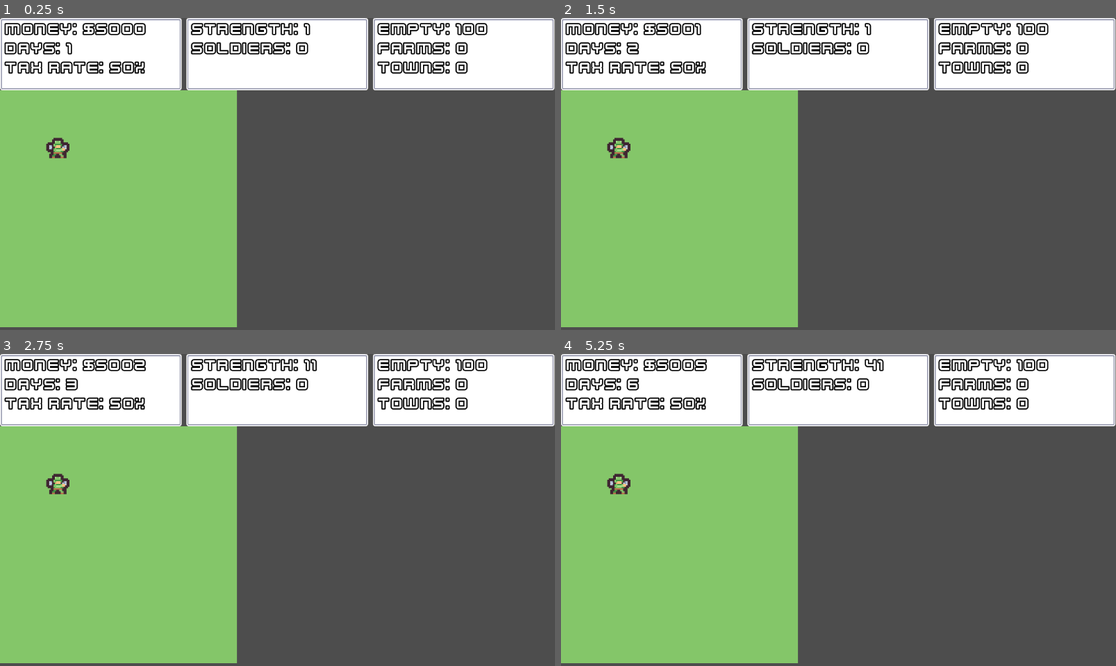
Above: before the commit, frames 1-4 (two rows, left to right).
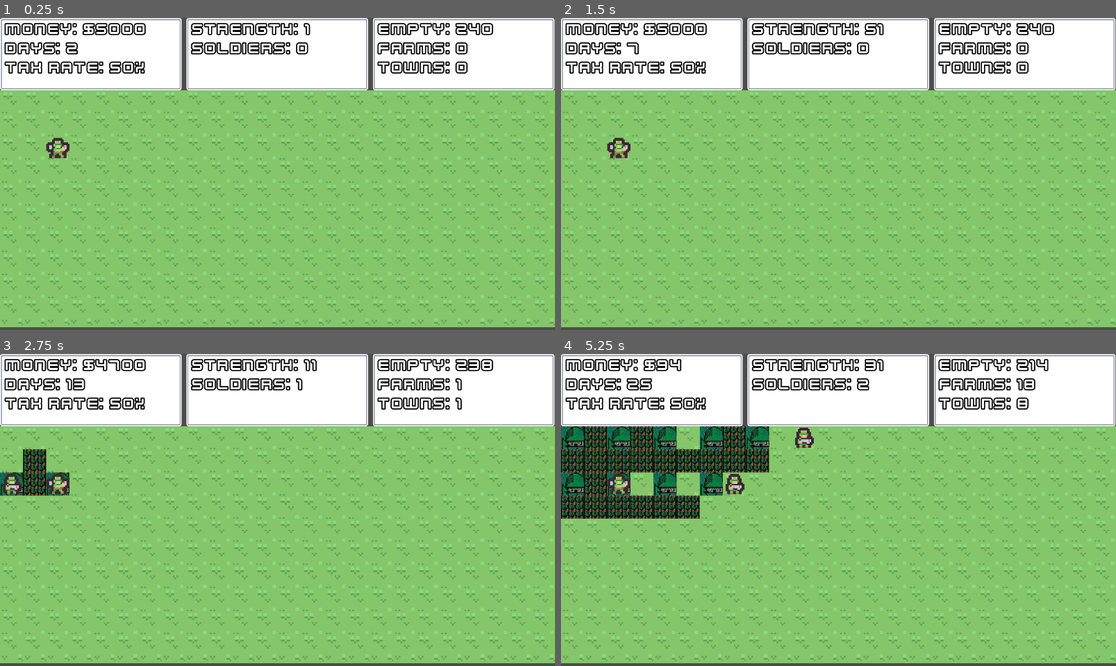
Above: after the commit, the same moments.

Repository: Adamshrugged/Marquis
Game: Godot game, scene res://Scenes/Game.tscn
Same seed, same stepped clock (60 frames per second), same inputs: the game is played once before the commit and once after it.
Inputs:
- Up to frame 1 (0.25 s): no input
- Up to frame 2 (1.5 s): tap Enter at 0.5 s
- Up to frame 3 (2.75 s): no input
- Up to frame 4 (5.25 s): no input

The runs differ from the first frame. In frame 1, 45% of the frame differs, in the area x 0-100%, y 1-100%; in frame 2, 45%; in frame 3, 47%; in frame 4, 54%.

Commit message:
Farms added
Economy generally works. Farms generate outside of towns, towns are made by soldiers.

Diff:
--- a/Resources/tiles/field.tres
+++ b/Resources/tiles/field.tres
@@ -1,11 +1,11 @@
 [gd_resource type="Resource" script_class="Tile" load_steps=3 format=3 uid="uid://pb2hkvb1yswu"]
 
 [ext_resource type="Script" path="res://Resources/_base/tile.gd" id="1_5nxhl"]
-[ext_resource type="Texture2D" uid="uid://dlgtdnfsvowcj" path="res://Art/Temp/Tiles/tile_0000.png" id="1_ff200"]
+[ext_resource type="Texture2D" uid="uid://bdk3bxadagd8d" path="res://Art/Temp/Tiles/tile_0001.png" id="1_bw2qb"]
 
 [resource]
 resource_local_to_scene = true
 script = ExtResource("1_5nxhl")
 is_occupied = false
-background = ExtResource("1_ff200")
+background = ExtResource("1_bw2qb")
 state = "empty"
--- a/Scenes/Game.tscn
+++ b/Scenes/Game.tscn
@@ -6,6 +6,7 @@
 
 [node name="Game" type="Node2D"]
 script = ExtResource("1_36tjj")
+ticksPerDay = 0.2
 
 [node name="Map" parent="." instance=ExtResource("1_mxmau")]
 position = Vector2(0, 150)
--- a/Scenes/Map.tscn
+++ b/Scenes/Map.tscn
@@ -4,3 +4,4 @@
 
 [node name="Map" type="Node2D"]
 script = ExtResource("1_ht5x7")
+grid_size = Vector2(24, 10)
--- a/Scenes/game.gd
+++ b/Scenes/game.gd
@@ -6,7 +6,7 @@
 
 # Time tracking
 var elapsed_time = 0
-@export var ticksPerDay = 1
+@export var ticksPerDay: float = 1
 
 
 
--- a/Scripts/gameManager.gd
+++ b/Scripts/gameManager.gd
@@ -1,6 +1,8 @@
 extends Node
 
 @export var townCost = 100
+@export var farmCost = 100
+@export var farmStengthCost = 0
 
 
 # Vars
--- a/Scripts/map.gd
+++ b/Scripts/map.gd
@@ -22,12 +22,14 @@
 	return tileCount
 
 func moveSoldiers() -> void:
-	for soldier in soldiers:
+	for i in range(soldiers.size()):
+		var soldier = soldiers[i]
+
 		# Find a target if none exists
 		if soldier.target_tile == null:
 			var found = soldier.find_target_tile(tiles, grid_size)
 			if not found:
-				print("No valid target for soldier at:", soldier.position)
+				#print("No valid target for soldier at:", soldier.position)
 				continue
 
 		# Move soldier toward the target
@@ -41,28 +43,66 @@
 				print("Cannot build town: Not enough money or invalid location")
 			soldier.target_tile = null  # Clear the target after action
 
+		# Check for collisions with other soldiers
+		for j in range(soldiers.size()):
+			if i == j:
+				continue  # Skip self-check
+
+			var other_soldier = soldiers[j]
+			if soldier.position == other_soldier.position:
+				soldier.combine_with(other_soldier)
+				soldiers.erase(j)  # Remove the combined soldier
+				break
+
+
 
 
 func getSoldierCount() -> int:
 	return soldiers.size()
 
 func rulersGrow() -> void:
-	print("growing rulers")
+	#print("growing rulers")
 	for ruler in rulers:
 		ruler.strength += 10
 		if ruler.strength >= 100:
 			ruler.strength -= 100
 			spawn_soldiers(ruler)
-			print("spawning soliders at ruler")
+			#print("spawning soliders at ruler")
 
 func grow() -> int:
+	var taxIncome = 0
 	for row in tiles:
 		for tile in row:
-			if tile.get_state() == "farm":
+			var tileType = tile.get_state()
+			if tileType == "town" or tileType == "farm":
 				tile.tileStrength += 1
 				if tile.tileStrength > 255:
-					tile.tileStrength = 1
-	return 1
+					tile.tileStrength = 255
+				taxIncome += tile.tileStrength
+			if tileType == "town":
+				var neighbors = get_neighbors(tile)
+				var farmCount = getAdjCount(neighbors, "farm")
+				#print( "Farms: " + str(farmCount) )
+				print("Farm count: %s" % str(farmCount))
+				tile.tileStrength += farmCount
+				# Check if open slots
+				if getAdjCount(neighbors, "empty") > 0:
+					print("Str: %s" % str(tile.tileStrength))
+					if tile.tileStrength > GameManager.farmStengthCost:
+						if GameManager.money > GameManager.farmCost:
+							GameManager.money -= GameManager.farmCost
+							tile.tileStrength -= GameManager.farmStengthCost
+							# Pick a random neighbor tile to build a tile
+							neighbors.pick_random().set_state("farm")
+	return taxIncome * GameManager.tax_rate / 1000
+
+func getAdjCount(tiles, type):
+	var farmCount = 0
+	for tile in tiles:
+		if tile.get_state() == type:
+			farmCount += 1
+	return farmCount
+
 
 func spawn_soldiers(parentScene):
 	var soldier = soldier_scene.instantiate()
--- a/Scripts/soldier.gd
+++ b/Scripts/soldier.gd
@@ -2,6 +2,15 @@
 
 var target_tile: Node2D
 @export var tile_size = 32
+var strength: int = 10  # Example attribute
+var health: int = 100  # Example attribute
+
+func combine_with(other_soldier):
+	# Combine attributes
+	strength += other_soldier.strength
+	health += other_soldier.health
+	print("Combined soldiers: New strength =", strength, ", New health =", health)
+
 
 func find_target_tile(tiles, grid_size) -> bool:
 	# BFS to find a valid tile for a town
@@ -59,9 +68,19 @@
 	if target_tile == null:
 		return false
 
-	var move_direction = (target_tile.position - position).normalized()
-	move_direction.x = sign(move_direction.x)
-	move_direction.y = sign(move_direction.y)
+	# Calculate direction to move
+	var move_direction = target_tile.position - position
+
+	# Prioritize horizontal or vertical movement
+	if abs(move_direction.x) > abs(move_direction.y):
+		move_direction = Vector2(sign(move_direction.x), 0)  # Horizontal move
+	elif abs(move_direction.y) > abs(move_direction.x):
+		move_direction = Vector2(0, sign(move_direction.y))  # Vertical move
+	else:
+		# If both distances are equal, pick one direction (e.g., prioritize horizontal)
+		move_direction = Vector2(sign(move_direction.x), 0)
+
+	# Move one step in the cardinal direction
 	position += move_direction * tile_size
 
 	# Check if reached the target
--- a/Scripts/tile.gd
+++ b/Scripts/tile.gd
@@ -20,9 +20,7 @@
 	#print("updating state to " + new_state)
 	tileResource.set_tile_type(new_state)
 	match new_state:
-		"empty":
-			texture_rect.modulate = Color(1, 1, 1)
 		"farm":
 			texture_rect.texture = GREEN_FARM
 		"town":
-			texture_rect.modulate = Color(0, 0, 1)
+			texture_rect.texture = GREEN_TOWN
